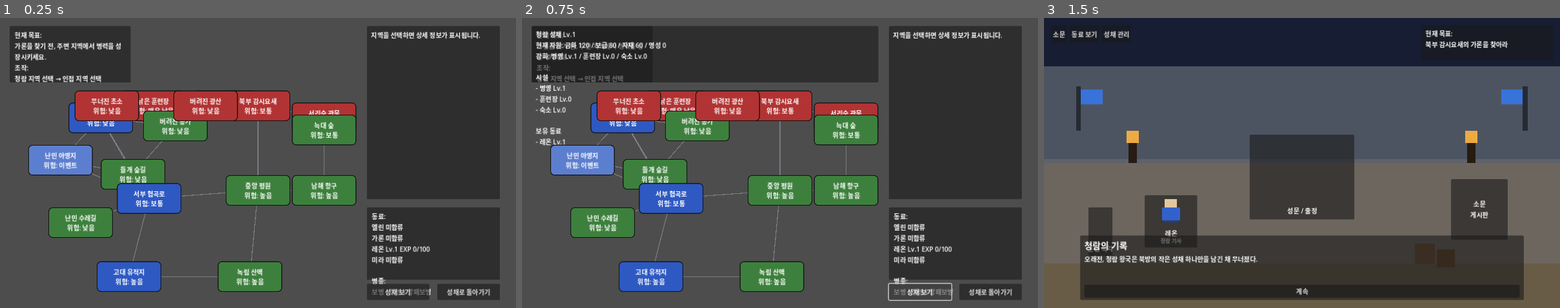
Above: before the commit, frames 1-3 (left to right).
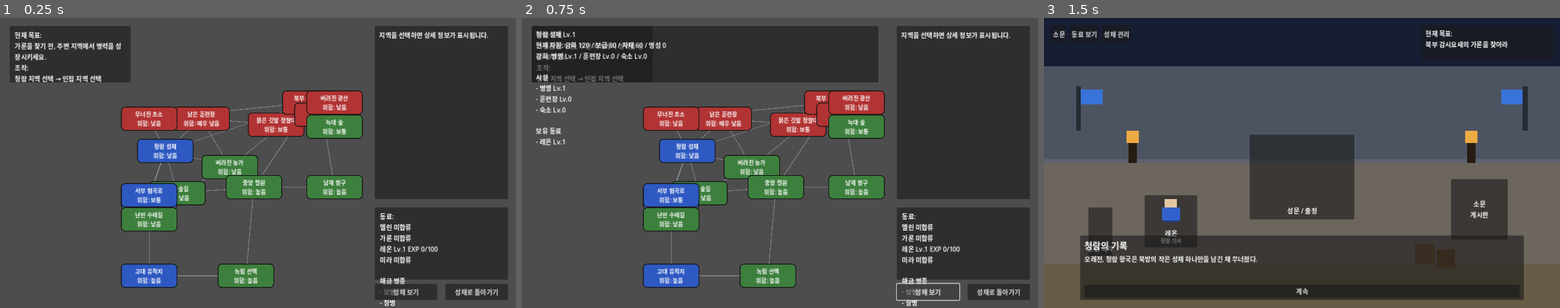
Above: after the commit, the same moments.

Repository: yogitobi31/season-of-warlords
Game: Godot game, scene res://scenes/WorldMap.tscn
Two runs of this game, one before a commit and one after it. Both use one fixed random seed, a clock stepped at 60 frames per second and the inputs below. This scene is started directly instead of the project's main scene.
Inputs:
- Up to frame 1 (0.25 s): no input
- Up to frame 2 (0.75 s): click "성채 보기" at 0.5 s
- Up to frame 3 (1.5 s): click "성채로 돌아가기" at 1.25 s

The runs differ from the first frame. In frame 1, 23% of the frame differs, in the area x 5-99%, y 2-100%; in frame 2, 23%; in frame 3, nothing differs.

Commit message:
Refine WorldMap UI layout and detail panel behavior

Diff:
--- a/scripts/RegionData.gd
+++ b/scripts/RegionData.gd
@@ -3,21 +3,21 @@
 
 static func get_regions() -> Dictionary:
 	return {
-		"r1": {"name": "청람 성채", "owner": 0, "pos": Vector2(170, 210), "adjacent": ["t1", "t2", "t3", "t4", …(338 unchanged characters)…
-		"t1": {"name": "낡은 훈련장", "owner": 1, "pos": Vector2(300, 95), "adjacent": ["r1", "t2", "t6"], "dang …(374 unchanged characters)…
-		"t2": {"name": "버려진 농가", "owner": 2, "pos": Vector2(355, 230), "adjacent": ["r1", "t1", "t4", "r2"] …(336 unchanged characters)…
-		"t3": {"name": "무너진 초소", "owner": 1, "pos": Vector2(185, 60), "adjacent": ["r1", "t1", "r2"], "dan …(389 unchanged characters)…
-		"t4": {"name": "들개 숲길", "owner": 2, "pos": Vector2(250, 350), "adjacent": ["r1", "t2", "t5", "r4"], …(350 unchanged characters)…
-		"t5": {"name": "난민 야영지", "owner": 0, "pos": Vector2(70, 315), "adjacent": ["r1", "t4", "r4"], "da …(348 unchanged characters)…
-		"t6": {"name": "붉은 깃발 정찰대", "owner": 1, "pos": Vector2(480, 95), "adjacent": ["t1", "r2"], "danger":  …(363 unchanged characters)…
-		"r2": {"name": "북부 감시요새", "owner": 1, "pos": Vector2(560, 165), "adjacent": ["r1", "t2", "t3", "t6", …(413 unchanged characters)…
+		"r1": {"name": "청람 성채", "owner": 0, "pos": Vector2(340, 300), "adjacent": ["t1", "t2", "t3", "t4", …(338 unchanged characters)…
+		"t1": {"name": "낡은 훈련장", "owner": 1, "pos": Vector2(430, 220), "adjacent": ["r1", "t2", "t6"], "dang …(374 unchanged characters)…
+		"t2": {"name": "버려진 농가", "owner": 2, "pos": Vector2(500, 340), "adjacent": ["r1", "t1", "t4", "r2"] …(336 unchanged characters)…
+		"t3": {"name": "무너진 초소", "owner": 1, "pos": Vector2(260, 220), "adjacent": ["r1", "t1", "r2"], "dan …(389 unchanged characters)…
+		"t4": {"name": "들개 숲길", "owner": 2, "pos": Vector2(370, 405), "adjacent": ["r1", "t2", "t5", "r4"], …(350 unchanged characters)…
+		"t5": {"name": "난민 야영지", "owner": 0, "pos": Vector2(245, 415), "adjacent": ["r1", "t4", "r4"], "da …(348 unchanged characters)…
+		"t6": {"name": "붉은 깃발 정찰대", "owner": 1, "pos": Vector2(615, 235), "adjacent": ["t1", "r2"], "danger":  …(363 unchanged characters)…
+		"r2": {"name": "북부 감시요새", "owner": 1, "pos": Vector2(700, 145), "adjacent": ["r1", "t2", "t3", "t6", …(413 unchanged characters)…
 		"r3": {"name": "서리숲 관문", "owner": 1, "pos": Vector2(730, 210), "adjacent": ["r2", "r6", "s3"], "danger": "높음", "recom …(194 unchanged characters)…
 		"r4": {"name": "서부 협곡로", "owner": 0, "pos": Vector2(290, 410), "adjacent": ["r1", "t4", "t5", "r5", "r7", "s2"], "dan …(199 unchanged characters)…
 		"r5": {"name": "중앙 평원", "owner": 2, "pos": Vector2(560, 390), "adjacent": ["r2", "r4", "r6", "r8"], "danger": "높음", " …(207 unchanged characters)…
 		"r6": {"name": "남해 항구", "owner": 2, "pos": Vector2(760, 390), "adjacent": ["r3", "r5"], "danger": "높음", "recommended" …(183 unchanged characters)…
 		"r7": {"name": "고대 유적지", "owner": 0, "pos": Vector2(240, 610), "adjacent": ["r4", "r8"], "danger": "높음", "recommended …(247 unchanged characters)…
 		"r8": {"name": "녹림 산맥", "owner": 2, "pos": Vector2(540, 610), "adjacent": ["r5", "r7"], "danger": "높음", "recommended" …(207 unchanged characters)…
-		"s1": {"name": "버려진 광산", "owner": 1, "pos": Vector2(430, 40), "adjacent": ["r2"], "danger": "낮음", "recommended": "기본 병력", "encounter_type": "bandit", "expected_enemy_classes": ["infantry"], "reward": {"gold": 30, "supplies": 12, "materials": 55, "renown": 2, "companion_exp": 20}},
+		"s1": {"name": "버려진 광산", "owner": 1, "pos": Vector2(825, 65), "adjacent": ["r2"], "danger": "낮음", "recommended": "기본 병력", "encounter_type": "bandit", "expected_enemy_classes": ["infantry"], "reward": {"gold": 30, "supplies": 12, "materials": 55, "renown": 2, "companion_exp": 20}},
 		"s2": {"name": "난민 수레길", "owner": 2, "pos": Vector2(120, 470), "adjacent": ["r4"], "danger": "낮음", "recommended": "숙소 Lv.1", "encounter_type": "quest", "expected_enemy_classes": ["infantry"], "reward": {"gold": 35, "supplies": 16, "materials": 12, "renown": 18, "companion_exp": 22}},
 		"s3": {"name": "늑대 숲", "owner": 2, "pos": Vector2(800, 240), "adjacent": ["r3"], "danger": "보통", "recommended": "훈련장 Lv.1", "encounter_type": "beast", "expected_enemy_classes": ["cavalry", "infantry"], "reward": {"gold": 85, "supplies": 20, "materials": 16, "renown": 6, "companion_exp": 34}}
 	}
--- a/scripts/RegionNode.gd
+++ b/scripts/RegionNode.gd
@@ -8,7 +8,7 @@
 @export var owner_faction: int = 0
 @export var adjacent_regions: Array = []
 
-const REGION_SIZE := Vector2(160, 76)
+const REGION_SIZE := Vector2(140, 60)
 
 var is_selected: bool = false
 var is_attackable: bool = false
@@ -118,6 +118,8 @@
 	add_theme_color_override("font_hover_color", Color.WHITE)
 	add_theme_color_override("font_pressed_color", Color.WHITE)
 	add_theme_color_override("font_focus_color", Color.WHITE)
+	add_theme_font_size_override("font_size", 14)
+	text_overrun_behavior = TextServer.OVERRUN_NO_TRIMMING
 
 func _on_pressed() -> void:
 	print("Region clicked: ", region_id, " / ", region_name)
--- a/scripts/WorldMap.gd
+++ b/scripts/WorldMap.gd
@@ -2,13 +2,13 @@
 
 const OBJECTIVE_PANEL_POS: Vector2 = Vector2(24, 20)
 const OBJECTIVE_PANEL_SIZE: Vector2 = Vector2(300, 140)
-const DETAIL_PANEL_POS: Vector2 = Vector2(910, 20)
+const DETAIL_PANEL_POS: Vector2 = Vector2(930, 20)
 const DETAIL_PANEL_SIZE: Vector2 = Vector2(330, 430)
-const COMPANION_PANEL_POS: Vector2 = Vector2(910, 470)
+const COMPANION_PANEL_POS: Vector2 = Vector2(930, 470)
 const COMPANION_PANEL_SIZE: Vector2 = Vector2(330, 180)
-const MAP_AREA_POS: Vector2 = Vector2(24, 180)
-const MAP_AREA_SIZE: Vector2 = Vector2(860, 500)
-const REGION_SIZE: Vector2 = Vector2(160, 76)
+const MAP_AREA_POS: Vector2 = Vector2(300, 180)
+const MAP_AREA_SIZE: Vector2 = Vector2(600, 500)
+const REGION_SIZE: Vector2 = Vector2(140, 60)
 
 var region_nodes: Dictionary = {}
 var info_label: Label
@@ -82,14 +82,14 @@
 
 	fortress_button = Button.new()
 	fortress_button.text = "성채 보기"
-	fortress_button.position = Vector2(910, 660)
+	fortress_button.position = Vector2(930, 660)
 	fortress_button.size = Vector2(155, 40)
 	fortress_button.pressed.connect(_on_fortress_button_pressed)
 	add_child(fortress_button)
 
 	return_button = Button.new()
 	return_button.text = "성채로 돌아가기"
-	return_button.position = Vector2(1085, 660)
+	return_button.position = Vector2(1105, 660)
 	return_button.size = Vector2(155, 40)
 	return_button.pressed.connect(_on_return_button_pressed)
 	add_child(return_button)
@@ -185,8 +185,10 @@
 		else:
 			lines.append("%s 미합류" % companion.get("name", "?"))
 	lines.append("")
-	lines.append("병종:")
-	lines.append("보병 / 창병 / 방패보병")
+	lines.append("해금 병종")
+	lines.append("- 보병")
+	lines.append("- 창병")
+	lines.append("- 방패보병")
 	companions_label.text = "\n".join(lines)
 
 func refresh_fortress_panel() -> void:
@@ -314,10 +316,6 @@
 	refresh_story_event_panel()
 
 func _on_region_clicked(region_id: String) -> void:
-	if GameState.has_pending_story_event():
-		info_label.text = "진행 중인 동료 이벤트를 먼저 선택하세요."
-		return
-
 	var region_owner: int = GameState.get_region_owner(region_id)
 	var region_data: Dictionary = GameState.regions.get(region_id, {})
 	var danger_text: String = str(region_data.get("danger", "보통"))
@@ -335,16 +333,21 @@
 	if suggested_use_text != "":
 		select_hint += "\n활용 팁: %s" % suggested_use_text
 	region_detail_label.text = _format_region_detail(region_id, region_data, reward_text, enemy_class_preview)
+	if GameState.has_pending_story_event():
+		info_label.text = "진행 중인 동료 이벤트를 먼저 선택하세요."
+		refresh_regions()
+		return
 
 	if GameState.selected_region_id == "":
+		if region_owner == GameState.PLAYER_FACTION:
+			GameState.selected_region_id = region_id
+			info_label.text = "선택된 지역: %s\n%s\n인접한 적 지역을 선택하세요." % [GameState.regions[region_id]["name"], select_hint]
+			refresh_regions()
+			return
 		if region_owner != GameState.PLAYER_FACTION:
 			info_label.text = "먼저 청람 왕국 소유 지역을 선택하세요."
 			refresh_regions()
 			return
-		GameState.selected_region_id = region_id
-		info_label.text = "선택된 지역: %s\n%s\n인접한 적 지역을 선택하세요." % [GameState.regions[region_id]["name"], select_hint]
-		refresh_regions()
-		return
 
 	if region_id == GameState.selected_region_id:
 		GameState.clear_selection()
@@ -455,7 +458,7 @@
 		names.append(str(class_data.get("display_name", class_id)))
 	if names.is_empty():
 		return "정보 없음"
-	return ", ".join(names)
+	return " / ".join(names)
 
 func _on_return_button_pressed() -> void:
 	GameState.clear_selection()
Not shown, added: docs/ui_style_guide.md
